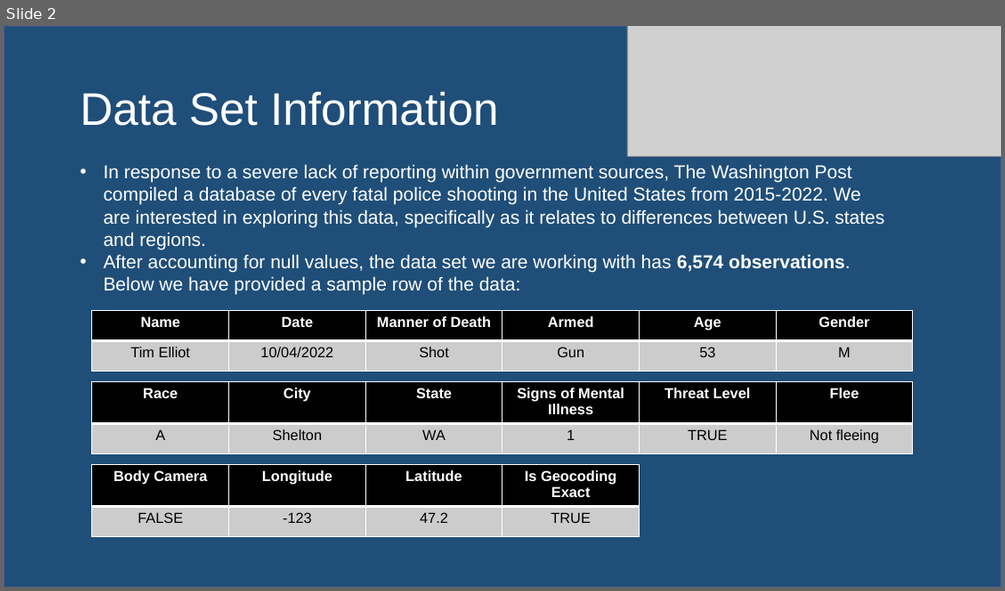
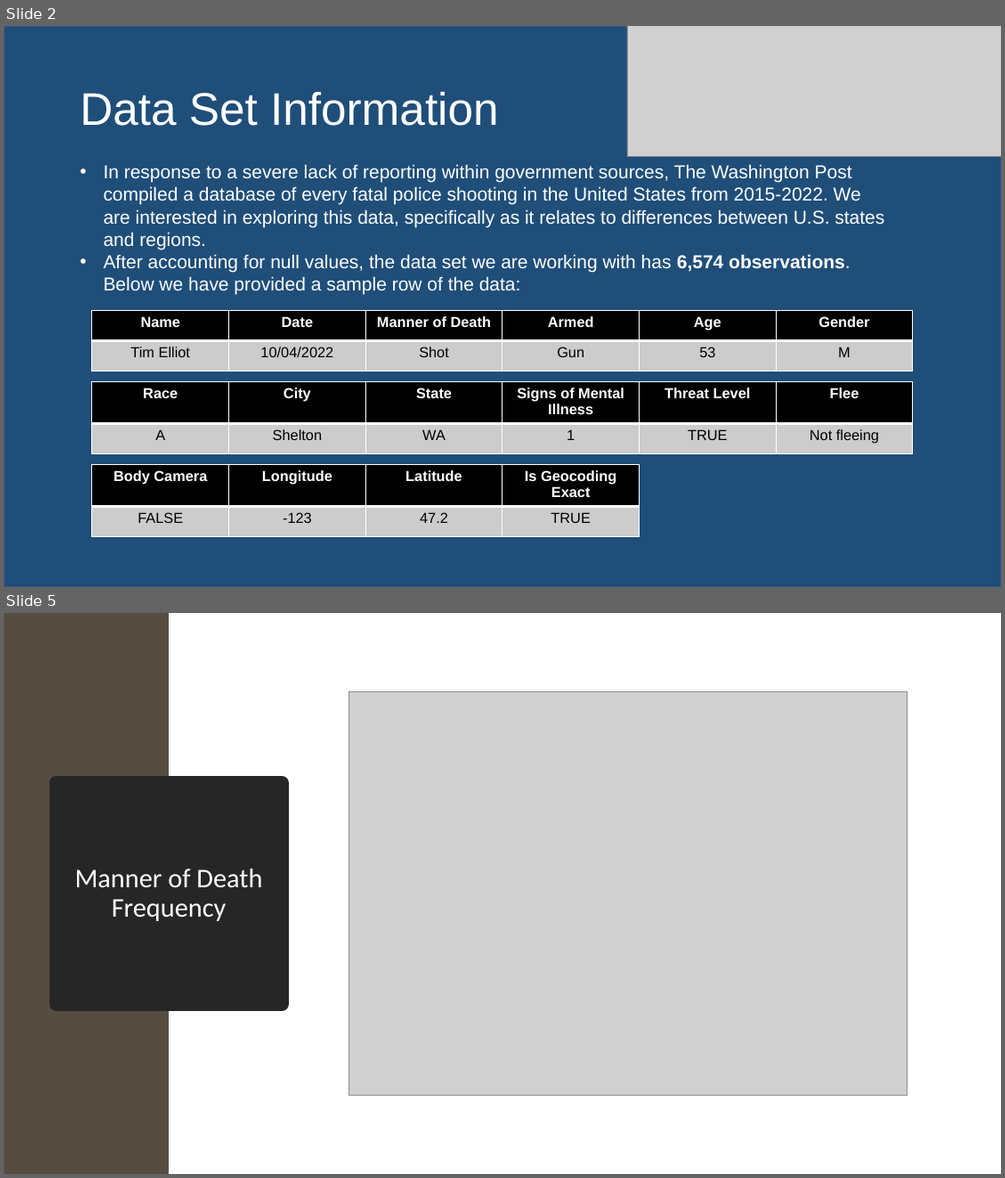
Before and after one commit to awinkhater/Dats6101_Team3, a slide deck: PPT for Intro to Data Science.pptx. Shown one above the other, each under a label of ours: slide 2 before the commit, slides 2 and 5 after it; the slides between them are not shown. The pictures are 1005x591 and 1005x1178 pixels, drawn with LibreOffice and Linux fonts; fonts in the diff are those of the drawing; grey boxes stand for pictures. Boxes give left, top, right and bottom in pixels: in the first picture for what was removed or moved away, otherwise in the second. Text is boxed around its words. In the diff, an @@ line names an element or a change of style, - is before the commit and + after.

```diff
--- a/PPT for Intro to Data Science.pptx
+++ b/PPT for Intro to Data Science.pptx
@@ slide 5 added at box(4, 613, 1001, 1174), background #FFFFFF @@
@@ rectangle added at box(4, 613, 169, 1174), fill #564D42 @@
@@ picture added at box(349, 691, 907, 1094) @@
@@ title added at box(57, 783, 282, 1004), fill #262626, outline #262626 13.75 pt, 26 pt, text #FFFFFF @@
+Manner of Death Frequency
```
Also in this commit, not shown: 20 other slides added, 1 slide removed.
